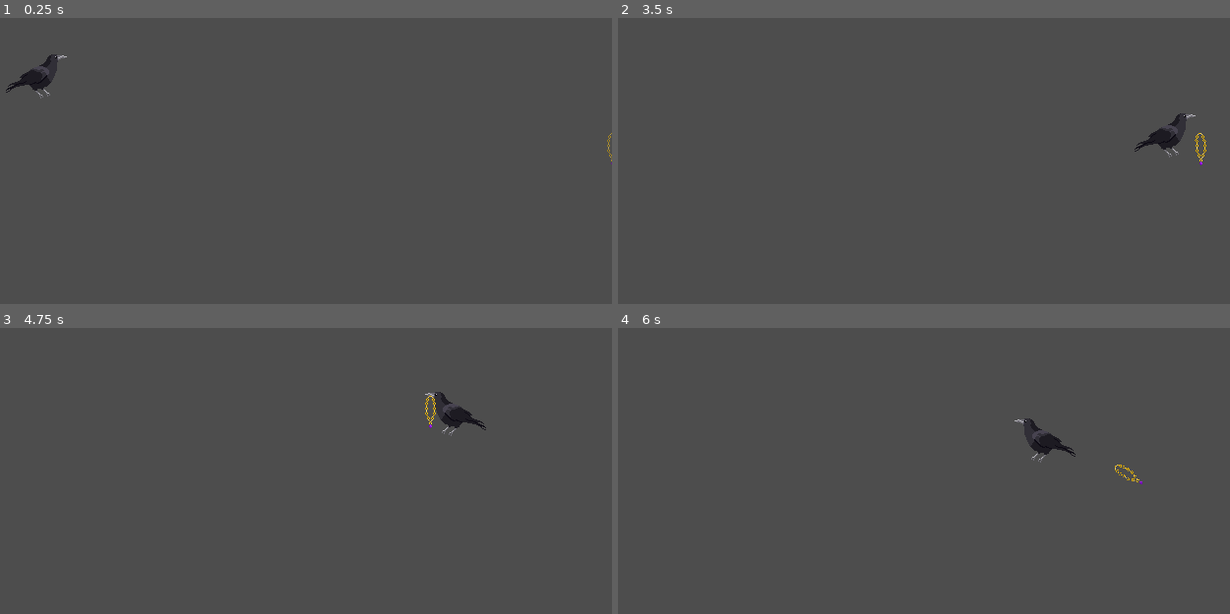
Above: before the commit, frames 1-4 (two rows, left to right).
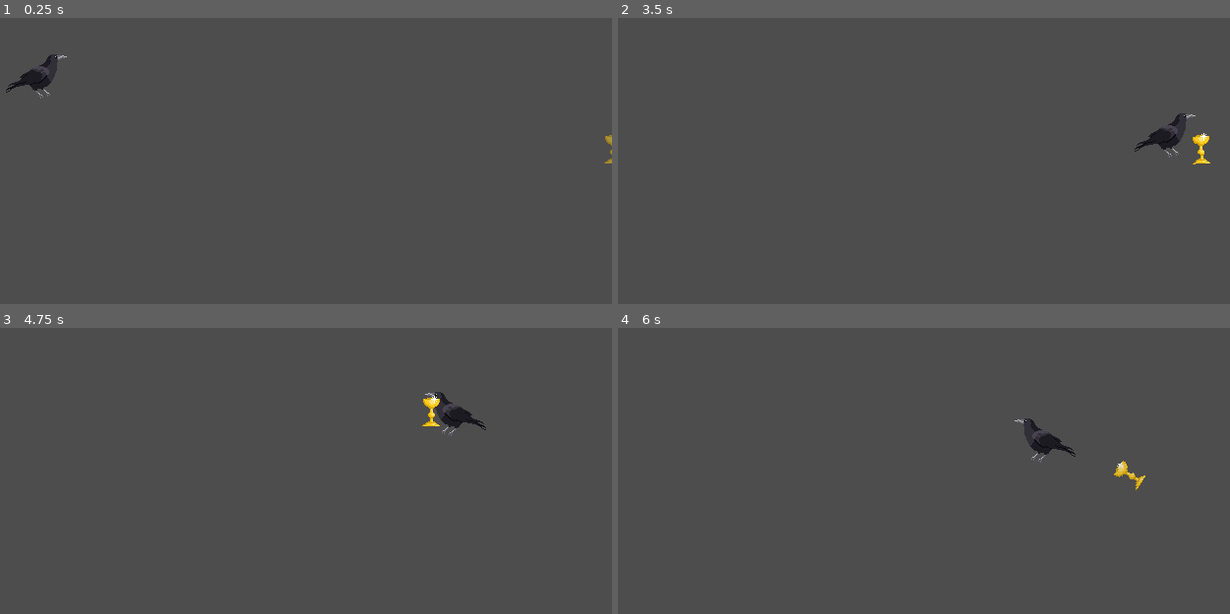
Above: after the commit, the same moments.

Repository: emilierummer/wizards-wingman
Game: Godot game, scene res://house/house.tscn
The game is run twice, just before and just after one commit, with the same random seed, the same clock (stepped at 60 frames per second) and the same inputs. This scene is started directly instead of the project's main scene. The engine's default icon, where the game draws it, is replaced by a stand-in: a white triangle on a blue panel in a dark square.
Inputs:
- Up to frame 1 (0.25 s): no input
- Up to frame 2 (3.5 s): hold D (MoveRight) 0.53-2.03 s; tap Q (Beak) at 0.6, 2.1 s; tap W (MoveUp) at 0.77, 1.52, 3.02 s; tap E (Claws) at 1.35, 2.85 s; hold A (MoveLeft) 2.03-2.78 s; hold D (MoveRight) from 2.78 s (still down)
- Up to frame 3 (4.75 s): tap Q (Beak) at 3.6 s; tap W (MoveUp) at 3.77, 4.52 s; release D (MoveRight) at 4.28 s; hold A (MoveLeft) from 4.28 s (still down); tap E (Claws) at 4.35 s
- Up to frame 4 (6 s): release A (MoveLeft) at 5.03 s; hold D (MoveRight) 5.03-5.78 s; tap Q (Beak) at 5.1 s; hold A (MoveLeft) from 5.78 s (still down); tap E (Claws) at 5.85 s

The runs differ from the first frame. In frame 1, less than 0.1% of the frame differs, in the area x 98-100%, y 40-52%; in frame 2, 0.2%, in the area x 93-97%, y 40-52%; in frame 3, 0.2%; in frame 4, 0.2%.

Commit message:
fix: use call_deferred for reparenting

Diff:
--- a/house/house.gd
+++ b/house/house.gd
@@ -22,26 +22,26 @@
 	if body is CharacterBody2D:
 		tween_rooms(OuterRoom, InnerRoom, 320)
 	elif body == Necklace and not holding_necklace:
-		Necklace.reparent(OuterRoom)
+		Necklace.call_deferred("reparent", OuterRoom)
 
 
 func _on_inner_room_area_entered(body):
 	if body is CharacterBody2D and door_open:
 		tween_rooms(InnerRoom, OuterRoom, 500)
 	elif body == Necklace and not holding_necklace:
-		Necklace.reparent(InnerRoom)
+		Necklace.call_deferred("reparent", InnerRoom)
 
 
-func tween_rooms(show:Node, hide:Node, cameraOffset:float):
+func tween_rooms(show_room:Node, hidden_room:Node, cameraOffset:float):
 	var tween = get_tree().create_tween()
-	visible_room = show
+	visible_room = show_room
 
 	tween.tween_property(Camera, "offset:x", cameraOffset, ROOM_TRANSITION_SPEED)
-	tween.parallel().tween_property(hide, "modulate", Color.TRANSPARENT, ROOM_TRANSITION_SPEED)
-	tween.parallel().tween_property(show, "visible", true, 0)
+	tween.parallel().tween_property(hidden_room, "modulate", Color.TRANSPARENT, ROOM_TRANSITION_SPEED)
+	tween.parallel().tween_property(show_room, "visible", true, 0)
 
-	tween.tween_property(hide, "visible", false, 0)
-	tween.parallel().tween_property(hide, "modulate", Color.WHITE, 0)
+	tween.tween_property(hidden_room, "visible", false, 0)
+	tween.parallel().tween_property(hidden_room, "modulate", Color.WHITE, 0)
 
 
 func _on_necklace_picked_up():
Binary file changed: house/necklace.png
